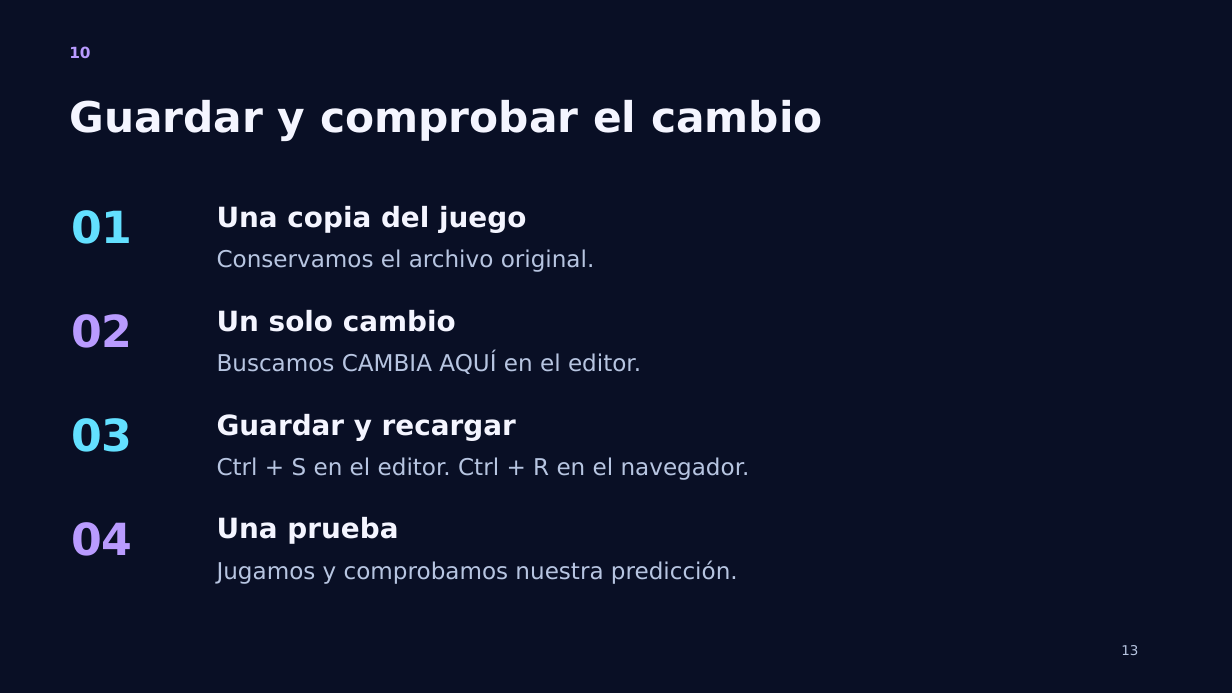
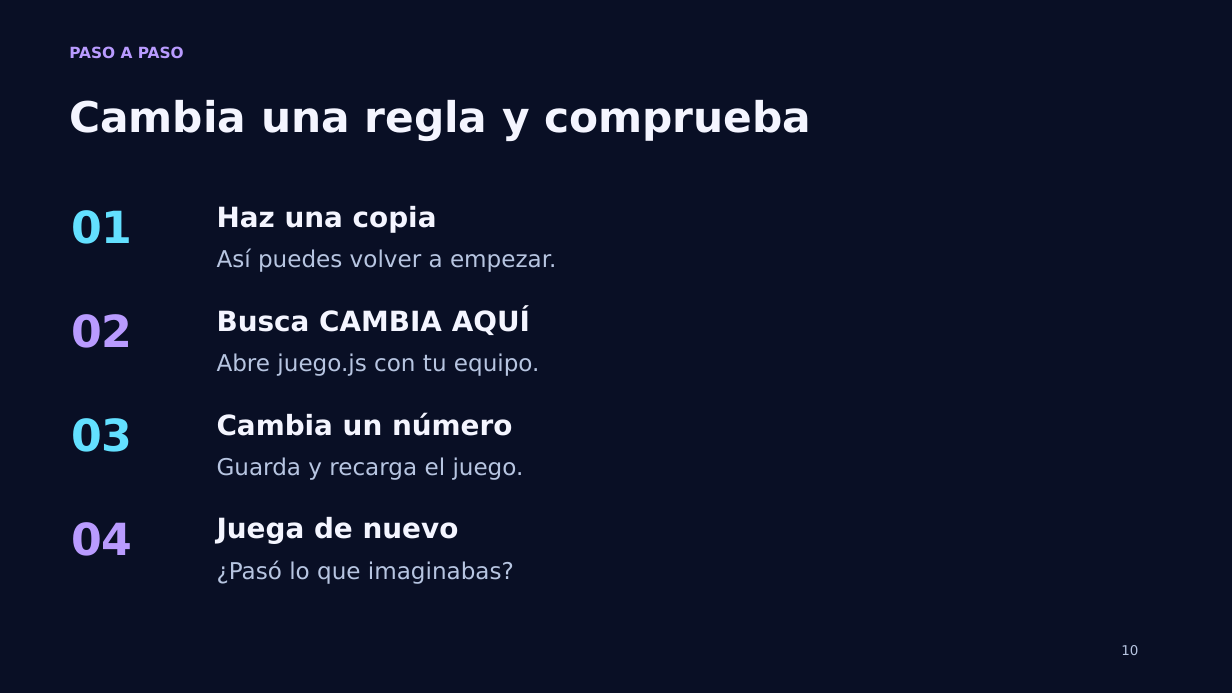
Before and after one commit to PaoloPelaezVillanueva/wie-chincha, a slide deck: slide 10 of Mision_WIE_Chincha_Taller.pptx. Drawn at 1232x693 pixels with LibreOffice and Linux fonts; fonts in the diff are those of the drawing. Boxes give left, top, right and bottom in pixels: in the first picture for what was removed or moved away, otherwise in the second. Text is boxed around its words. In the diff, an @@ line names an element or a change of style, - is before the commit and + after.

```diff
--- a/Mision_WIE_Chincha_Taller.pptx
+++ b/Mision_WIE_Chincha_Taller.pptx
@@ text at (x1=69, y1=46, x2=184, y2=59): text changed @@
-10
+PASO A PASO
@@ text at (x1=69, y1=100, x2=811, y2=141): text changed @@
-Guardar y comprobar el cambio
+Cambia una regla y comprueba
@@ text at (x1=217, y1=206, x2=437, y2=232): text changed @@
-Una copia del juego
+Haz una copia
@@ text at (x1=217, y1=248, x2=556, y2=272): text changed @@
-Conservamos el archivo original.
+Así puedes volver a empezar.
@@ text at (x1=217, y1=308, x2=530, y2=335): text changed @@
-Un solo cambio
+Busca CAMBIA AQUÍ
@@ text at (x1=217, y1=353, x2=540, y2=376): text changed @@
-Buscamos CAMBIA AQUÍ en el editor.
+Abre juego.js con tu equipo.
@@ text at (x1=217, y1=412, x2=512, y2=436): text changed @@
-Guardar y recargar
+Cambia un número
@@ text at (x1=217, y1=457, x2=524, y2=480): text changed @@
-Ctrl + S en el editor. Ctrl + R en el navegador.
+Guarda y recarga el juego.
@@ text at (x1=217, y1=517, x2=459, y2=544): text changed @@
-Una prueba
+Juega de nuevo
@@ text at (x1=217, y1=560, x2=514, y2=584): text changed @@
-Jugamos y comprobamos nuestra predicción.
+¿Pasó lo que imaginabas?
@@ text at (x1=1121, y1=645, x2=1138, y2=655): text changed @@
-13
+10
```
Also in this commit, not shown: 12 other slides changed.
